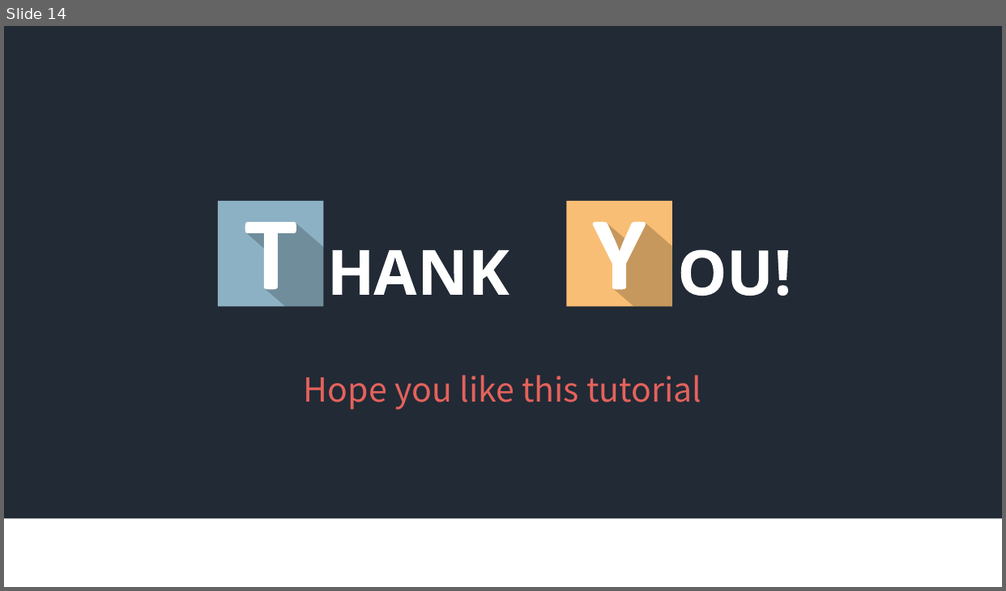
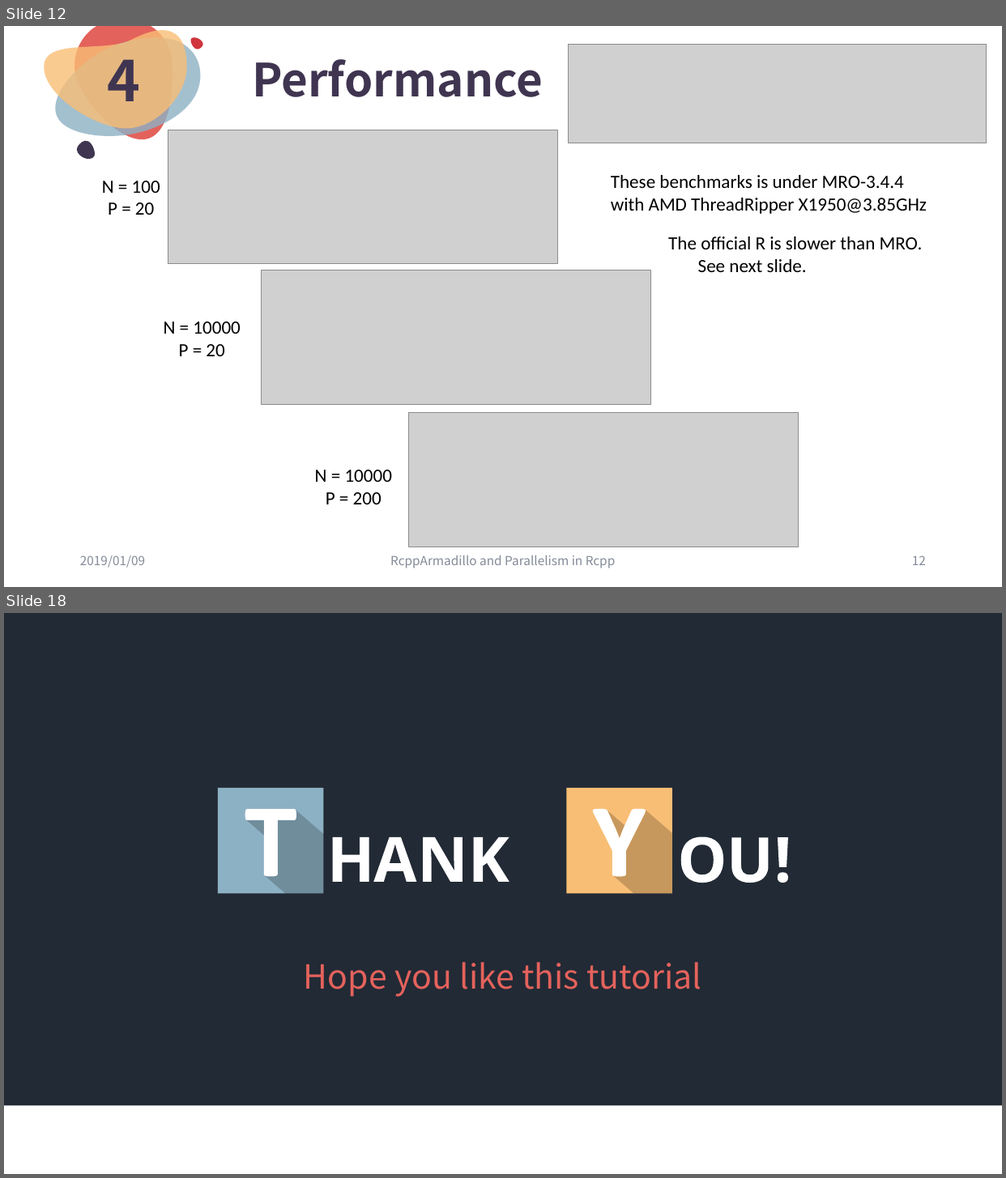
Before and after one commit to ChingChuan-Chen/Rcpp_RcppArmadillo_tutorial, a slide deck: leture_powerpoint_0109.pptx. Shown one above the other, each under a label of ours: slide 14 before the commit, slides 12 and 18 after it; the slides between them are not shown. The pictures are 1006x591 and 1006x1178 pixels, drawn with LibreOffice and Linux fonts; fonts in the diff are those of the drawing; grey boxes stand for pictures; background and template pictures are left out. Boxes give left, top, right and bottom in pixels: in the first picture for what was removed or moved away, otherwise in the second. Text is boxed around its words. In the diff, an @@ line names an element or a change of style, - is before the commit and + after.

Commit message:
first part of RcppArmadillo

```diff
--- a/leture_powerpoint_0109.pptx
+++ b/leture_powerpoint_0109.pptx
@@ slide 12 added at <box>4,26,1002,587</box>, background #FFFFFF @@
@@ freeform shape added at <box>44,31,187,129</box>, fill #F9BE75 at 80% opacity @@
@@ freeform shape added at <box>56,37,201,136</box>, fill #8DB1C4 at 80% opacity @@
@@ freeform shape added at <box>74,26,172,139</box>, fill #E4625C @@
@@ text added at <box>107,45,140,101</box>, 54 pt, text #403551, bold @@
+4
@@ freeform shape added at <box>190,37,202,49</box>, fill #D0343C @@
@@ picture added at <box>568,44,987,143</box> @@
@@ title added at <box>252,59,543,97</box>, 44 pt, text #403551, bold @@
+Performance
@@ freeform shape added at <box>77,140,95,159</box>, fill #403551 @@
@@ picture added at <box>168,130,557,264</box> @@
@@ text added at <box>102,181,160,215</box>, 18 pt, text #000000 @@
+N = 100
+P = 20
@@ text added at <box>611,175,927,214</box>, 18 pt, text #000000 @@
+These benchmarks is under MRO-3.4.4
+with AMD ThreadRipper X1950@3.85GHz
@@ text added at <box>668,237,923,272</box>, 18 pt, text #000000 @@
+The official R is slower than MRO.
+See next slide.
@@ picture added at <box>262,271,651,405</box> @@
@@ text added at <box>164,322,240,356</box>, 18 pt, text #000000 @@
+N = 10000
+P = 20
@@ picture added at <box>409,413,799,547</box> @@
@@ text added at <box>315,470,392,505</box>, 18 pt, text #000000 @@
+N = 10000
+P = 200
@@ text added at <box>80,556,145,568</box>, 12 pt, text #848B98 @@
+2019/01/09
@@ text added at <box>390,556,616,569</box>, 12 pt, text #848B98 @@
+RcppArmadillo and Parallelism in Rcpp
@@ page number added at <box>912,556,926,565</box>, 12 pt, text #848B98 @@
+12
@@ what was slide 14 is now slide 18 @@
```
Also in this commit, not shown: 14 slides changed, 6 other slides added, 4 other files.
